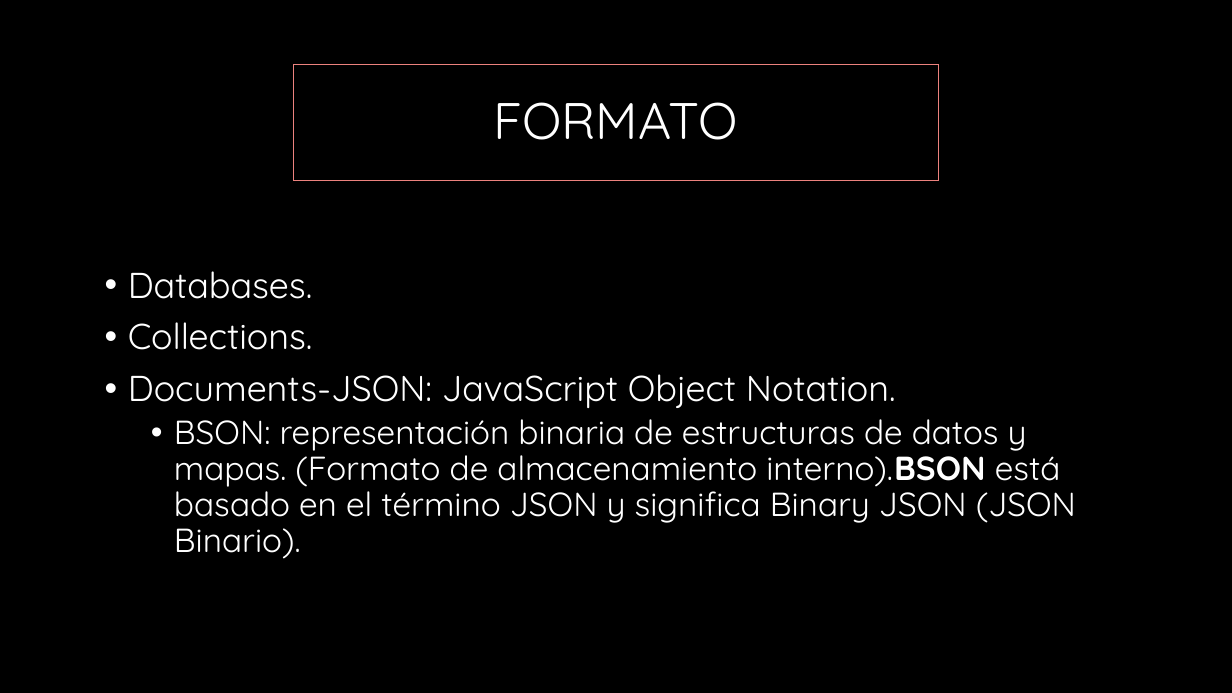
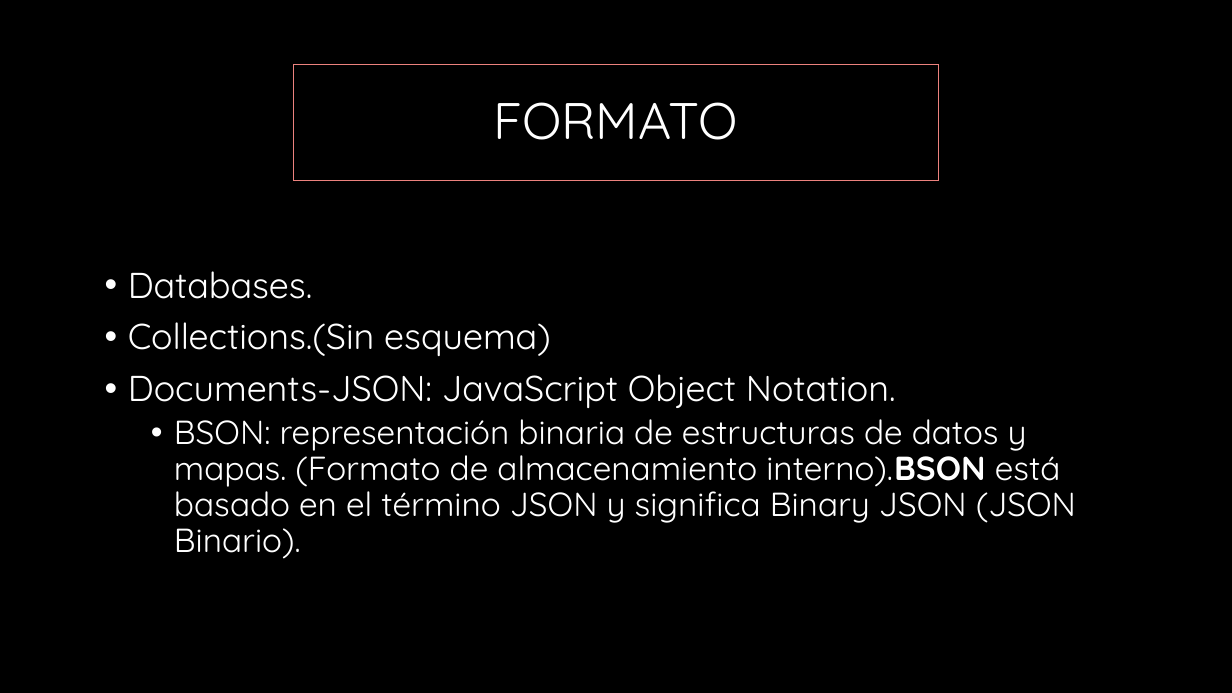
Before and after one commit to adchavesm/Curso-MongoDB, a slide deck: slide 16 of Introduccion a NoSql-Mongodb.pptx. Drawn at 1232x693 pixels with LibreOffice and Linux fonts; fonts in the diff are those of the drawing; background and template pictures are left out. Boxes give left, top, right and bottom in pixels: in the first picture for what was removed or moved away, otherwise in the second. Text is boxed around its words. In the diff, an @@ line names an element or a change of style, - is before the commit and + after.

```diff
--- a/Introduccion a NoSql-Mongodb.pptx
+++ b/Introduccion a NoSql-Mongodb.pptx
@@ text at [128,322,551,356]: text changed @@
-• Collections.
+• Collections.(Sin esquema)
```
Also in this commit, not shown: 3 other slides changed, 2 slides added, 1 other file.
